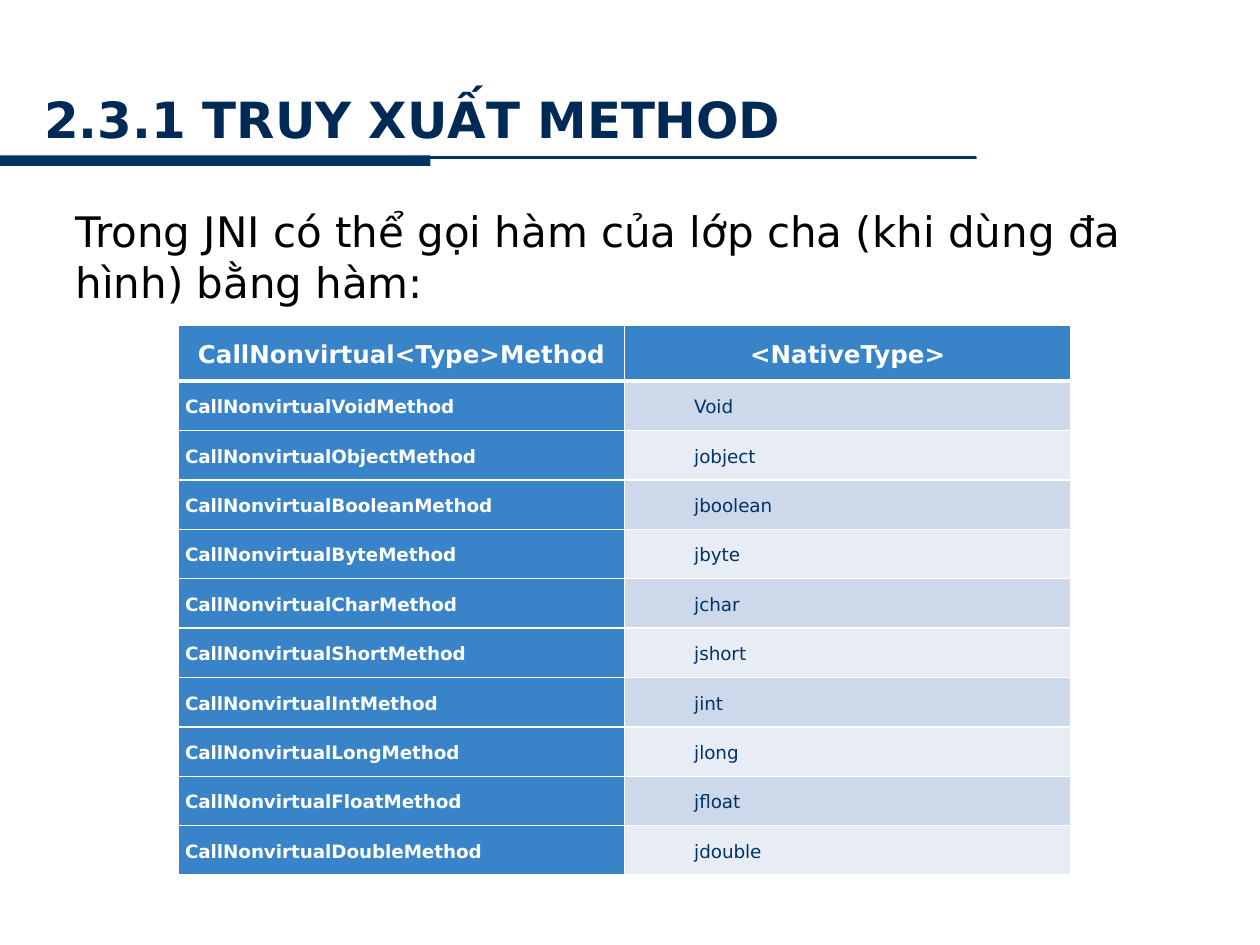
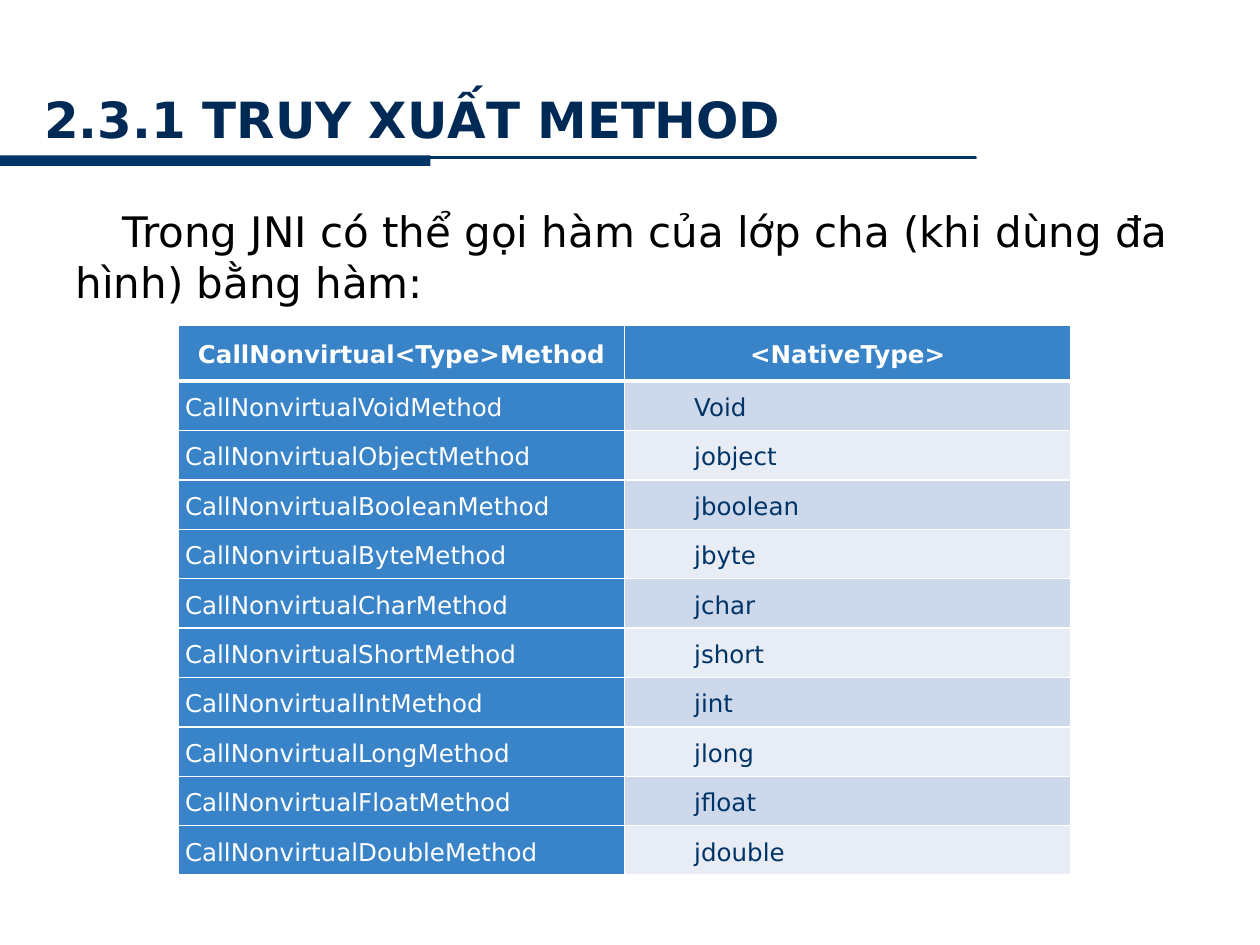
Before and after one commit to minhkhanh/UofS-Java, a slide deck: slide 22 of Seminar_JNI/Slide_00.pptx. Drawn at 1260x945 pixels with LibreOffice and Linux fonts; fonts in the diff are those of the drawing; background and template pictures are left out. Boxes give left, top, right and bottom in pixels: in the first picture for what was removed or moved away, otherwise in the second. Text is boxed around its words. In the diff, an @@ line names an element or a change of style, - is before the commit and + after.

```diff
--- a/Seminar_JNI/Slide_00.pptx
+++ b/Seminar_JNI/Slide_00.pptx
@@ text "Trong JNI có thể gọi ..." at <box>76,213,1167,307</box>: indent changed @@
@@ table at <box>179,325,1071,874</box> @@
@@ size 10.5 to 14 pt in "CallNonvirtualVoidMethod", "Void", "CallNonvirtualObjectMethod", "jobject" and 16 more places @@
@@ bold off in "CallNonvirtualVoidMethod", "CallNonvirtualObjectMethod", "CallNonvirtualBooleanMethod", "CallNonvirtualByteMethod" and 6 more places @@
```
Also in this commit, not shown: 22 other slides changed.
